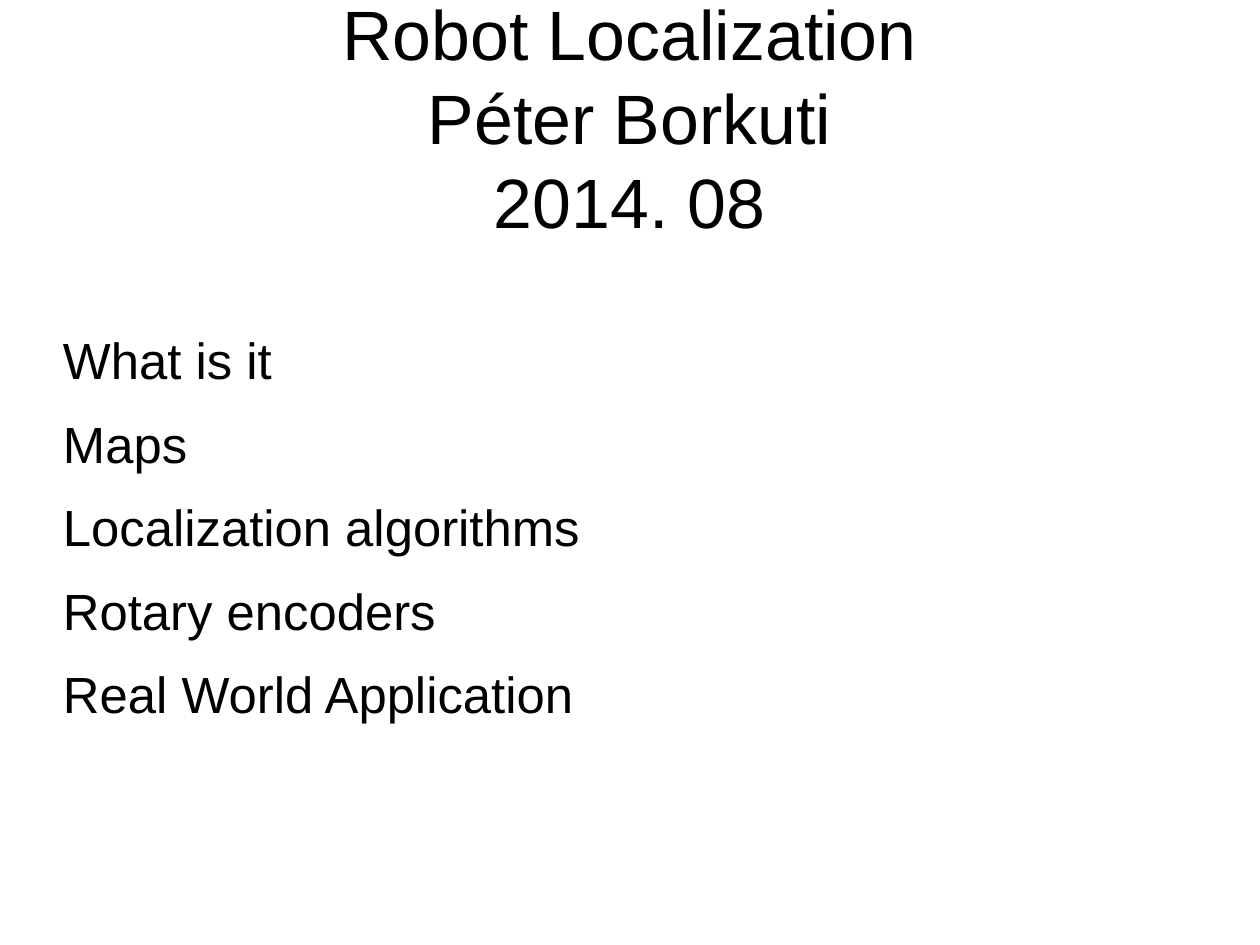
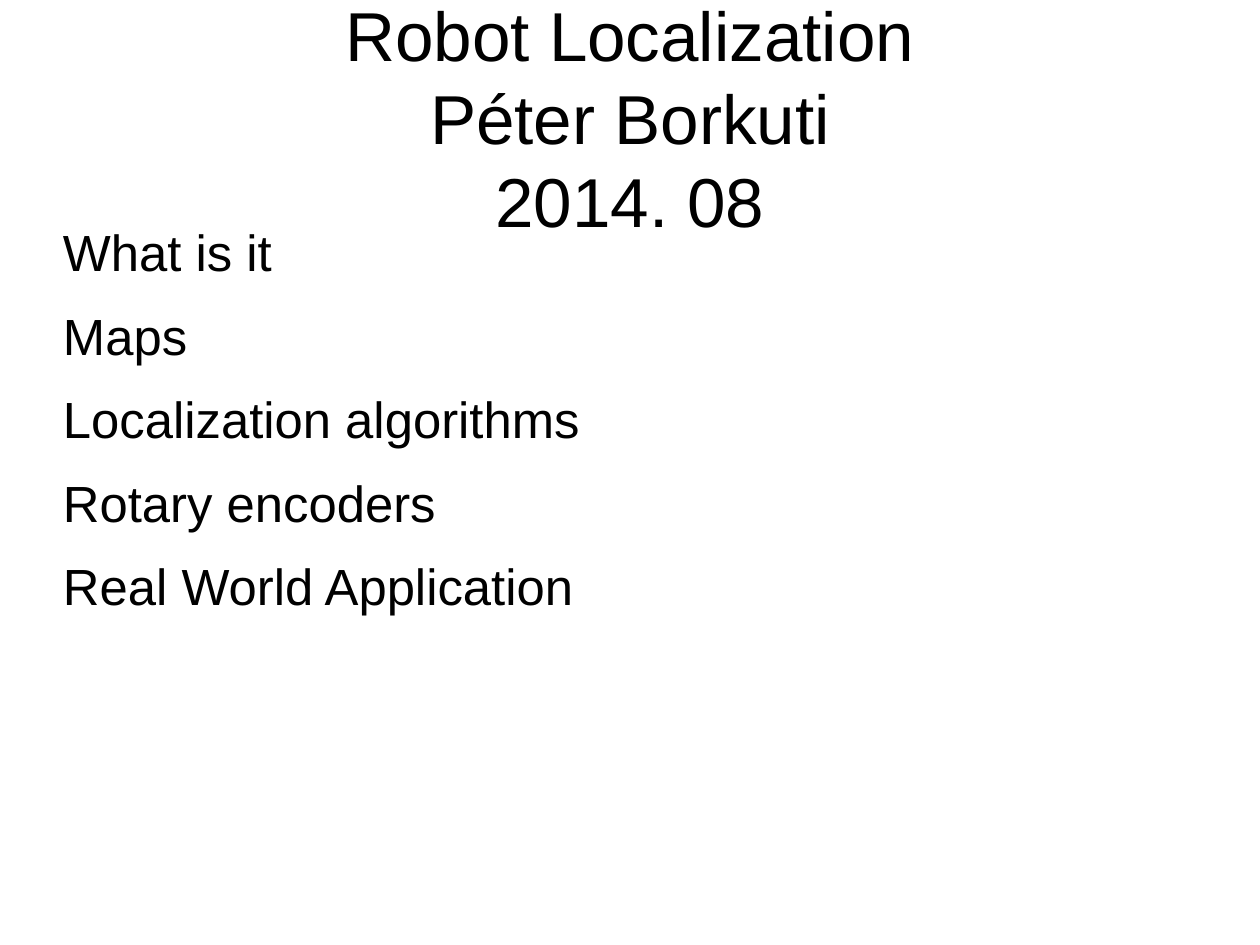
Before and after one commit to peterborkuti/english, a slide deck: slide 1 of robotlocalization/robotlocalization_02.odp. Drawn at 1260x945 pixels with LibreOffice and Linux fonts; fonts in the diff are those of the drawing. Boxes give left, top, right and bottom in pixels: in the first picture for what was removed or moved away, otherwise in the second. Text is boxed around its words. In the diff, an @@ line names an element or a change of style, - is before the commit and + after.

Commit message:
robot localization

```diff
--- a/robotlocalization/robotlocalization_02.odp
+++ b/robotlocalization/robotlocalization_02.odp
@@ title "Robot Localization Péter Borkuti 2014. ..." at (345,11,914,228): size 44 to 43.6 pt @@
@@ text "What is it": place and size @@
-text "What is it" at (63,342,579,724)
+text "What is it" at (63,234,579,616)
```
Also in this commit, not shown: 39 other slides changed, 1 other file.
